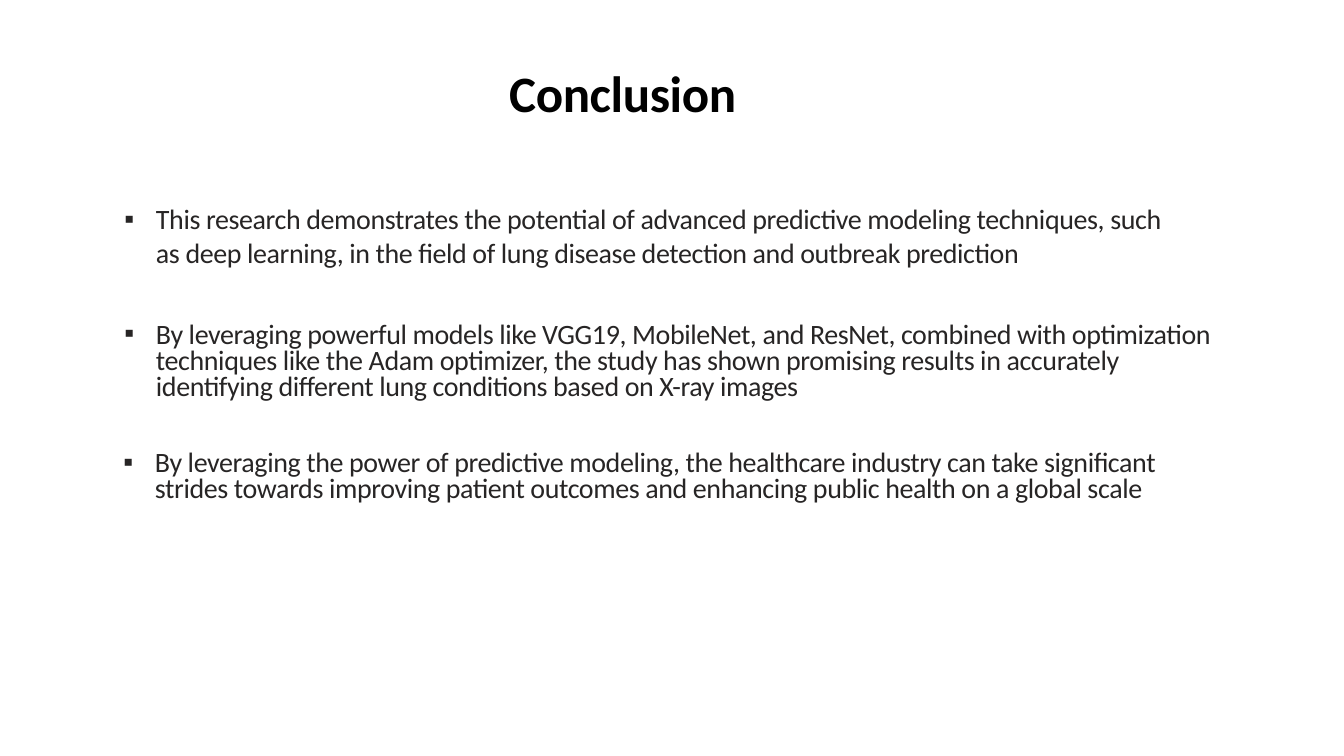
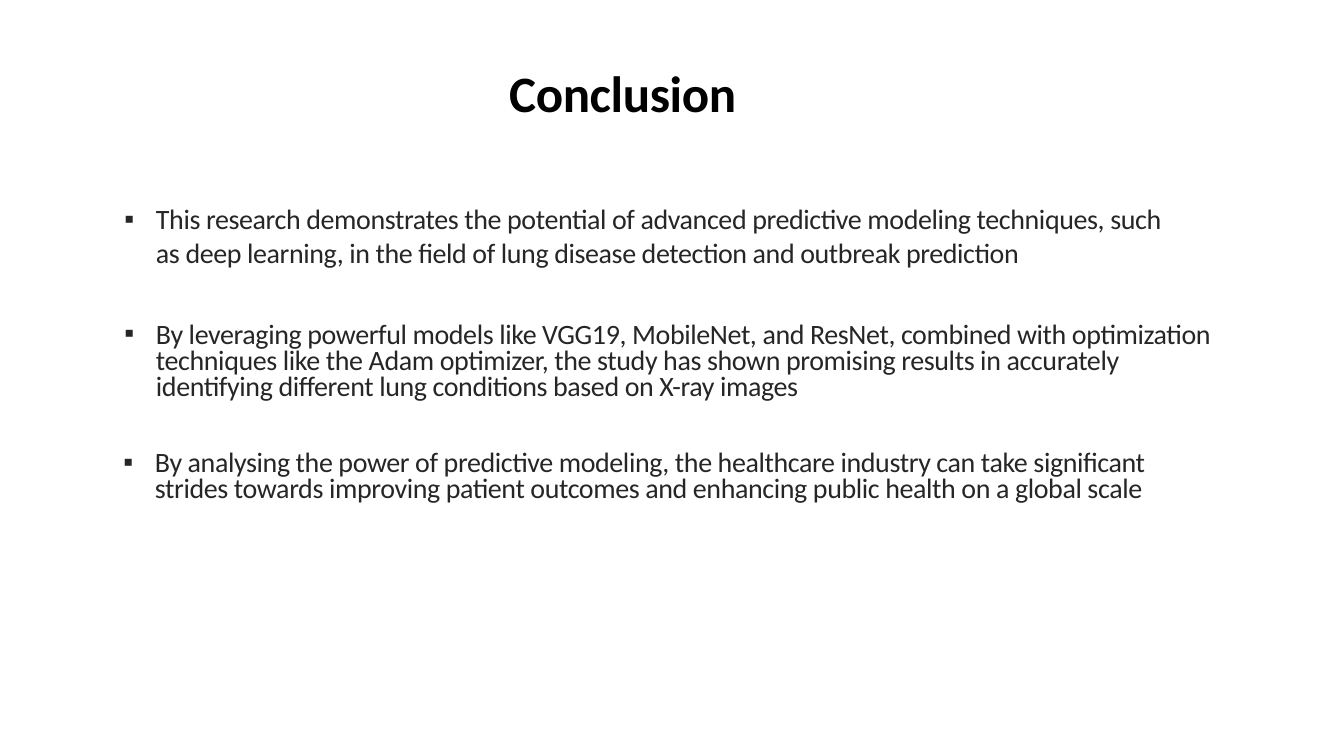
Before and after one commit to csci595-research-lit-spring-2024/595-class-project-spring-2024-ydasararaju, a slide deck: slide 12 of presentations/Healthcare-Predictive-Analytics-Lung-Disease-Outbreak-Prediction.pptx. Drawn at 1344x756 pixels with LibreOffice and Linux fonts; fonts in the diff are those of the drawing; background and template pictures are left out. Boxes give left, top, right and bottom in pixels: in the first picture for what was removed or moved away, otherwise in the second. Text is boxed around its words. In the diff, an @@ line names an element or a change of style, - is before the commit and + after.

Commit message:
added presentation final slides

```diff
--- a/presentations/Healthcare-Predictive-Analytics-Lung-Disease-Outbreak-Prediction.pptx
+++ b/presentations/Healthcare-Predictive-Analytics-Lung-Disease-Outbreak-Prediction.pptx
@@ text at (155, 452, 1145, 503): text changed @@
-▪ By leveraging the power of predictive modeling, the healthcare industry can take significant strides towards improving patient outcomes and enhancing public health on a global scale
+▪ By analysing the power of predictive modeling, the healthcare industry can take significant strides towards improving patient outcomes and enhancing public health on a global scale
```
Also in this commit, not shown: 1 other slide changed.
